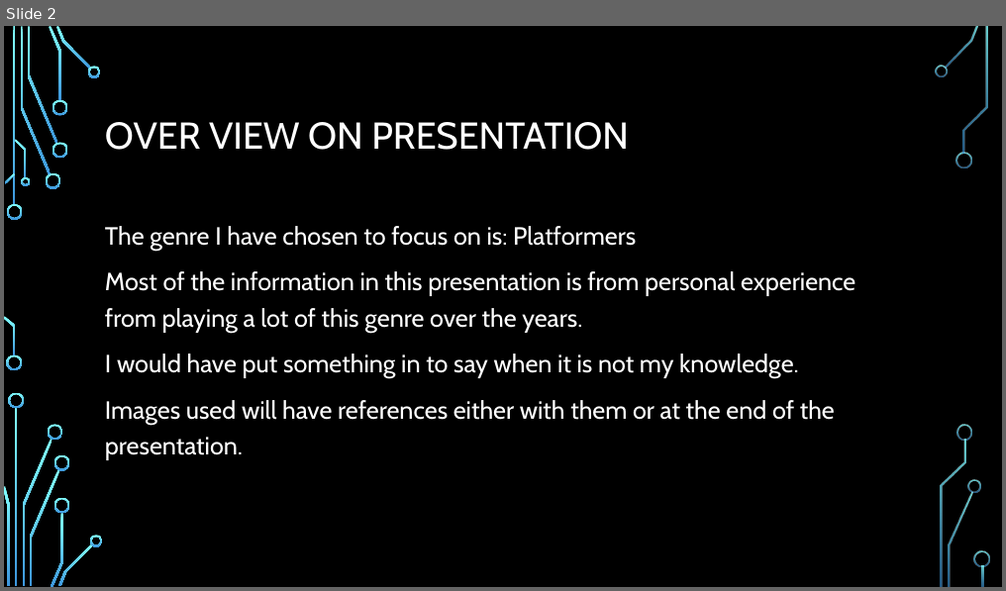
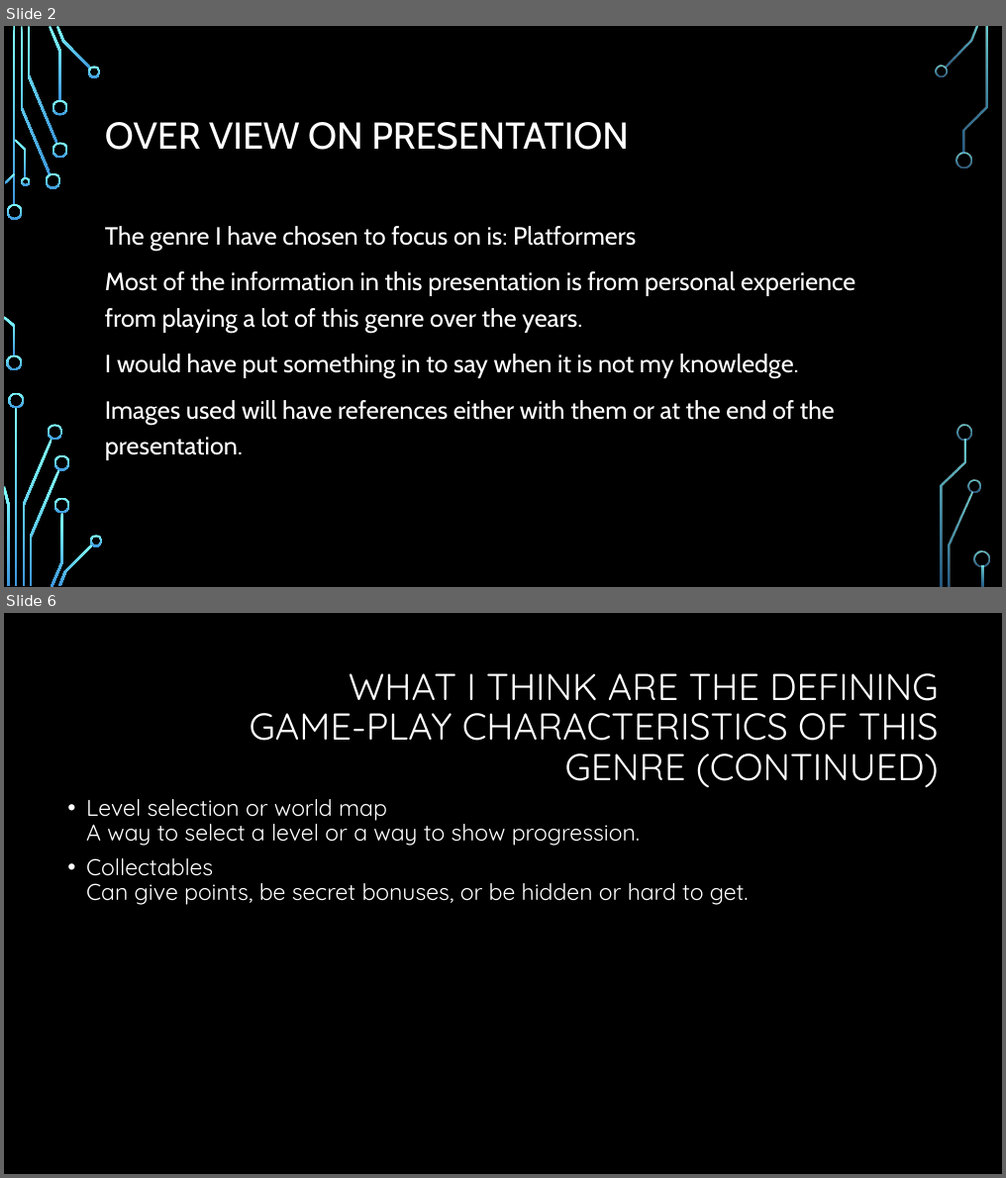
Before and after one commit to Stampard0/Assessments, a slide deck: Informational Technology (Game Design)/Part 1 Redo/Cluster - Introduction to Game Design/AT01/AT01 Video Game Case Study.pptx. Shown one above the other, each under a label of ours: slide 2 before the commit, slides 2 and 6 after it; the slides between them are not shown. The pictures are 1006x591 and 1006x1178 pixels, drawn with LibreOffice and Linux fonts; fonts in the diff are those of the drawing; background and template pictures are left out. Boxes give left, top, right and bottom in pixels: in the first picture for what was removed or moved away, otherwise in the second. Text is boxed around its words. In the diff, an @@ line names an element or a change of style, - is before the commit and + after.

```diff
--- a/Informational Technology (Game Design)/Part 1 Redo/Cluster - Introduction to Game Design/AT01/AT01 Video Game Case Study.pptx
+++ b/Informational Technology (Game Design)/Part 1 Redo/Cluster - Introduction to Game Design/AT01/AT01 Video Game Case Study.pptx
@@ slide 6 added at [4,613,1002,1174], background #000000 @@
@@ title added at [250,673,939,788], 36 pt, text #FFFFFF @@
+WHAT I THINK ARE THE DEFINING GAME-PLAY CHARACTERISTICS OF THIS GENRE (CONTINUED)
@@ text added at [86,799,748,905], 22 pt, text #FFFFFF @@
+• Level selection or world map
+  A way to select a level or a way to show progression.
+• Collectables
+  Can give points, be secret bonuses, or be hidden or hard to get.
```
Also in this commit, not shown: 1 slide changed, 8 other slides added, 1 other file.
